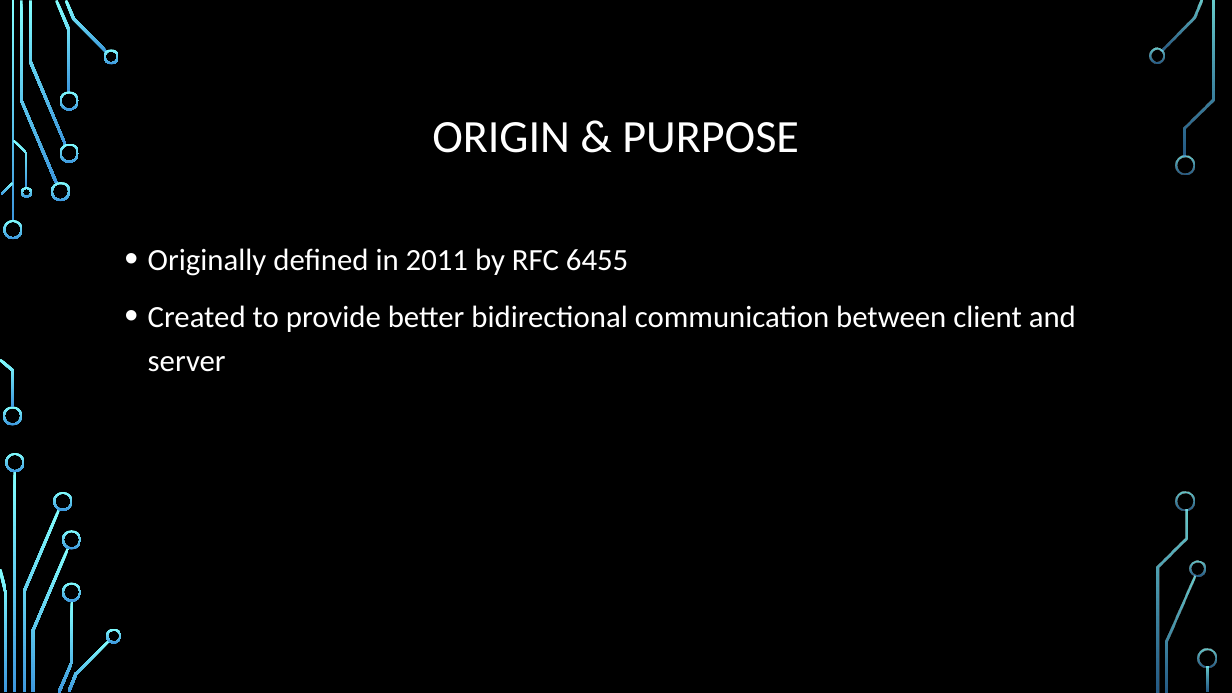
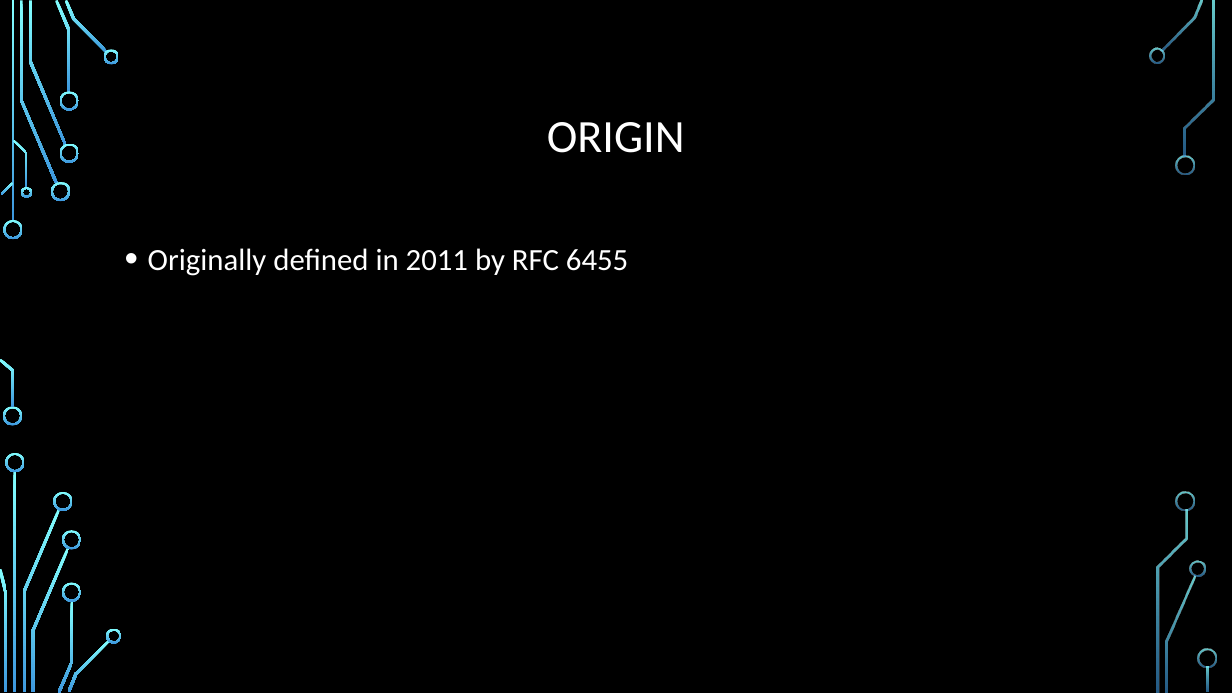
Before and after one commit to powelli13/web-socket-learn, a slide deck: slide 2 of WebSocketsPresentation.pptx. Drawn at 1232x693 pixels with LibreOffice and Linux fonts; fonts in the diff are those of the drawing; background and template pictures are left out. Boxes give left, top, right and bottom in pixels: in the first picture for what was removed or moved away, otherwise in the second. Text is boxed around its words. In the diff, an @@ line names an element or a change of style, - is before the commit and + after.

```diff
--- a/WebSocketsPresentation.pptx
+++ b/WebSocketsPresentation.pptx
@@ title at (547, 122, 685, 153): text changed @@
-ORIGIN & PURPOSE
+ORIGIN
@@ text at (148, 305, 1076, 372): paragraph removed @@
-• Created to provide better bidirectional communication between client and server
```
Also in this commit, not shown: 1 other slide changed, 3 slides added, 1 slide removed, 1 other file.
